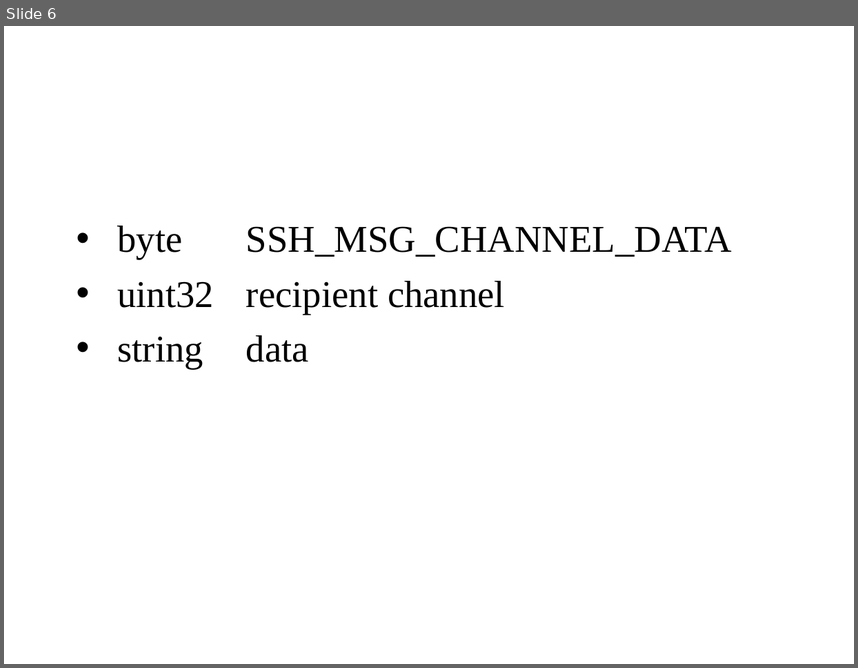
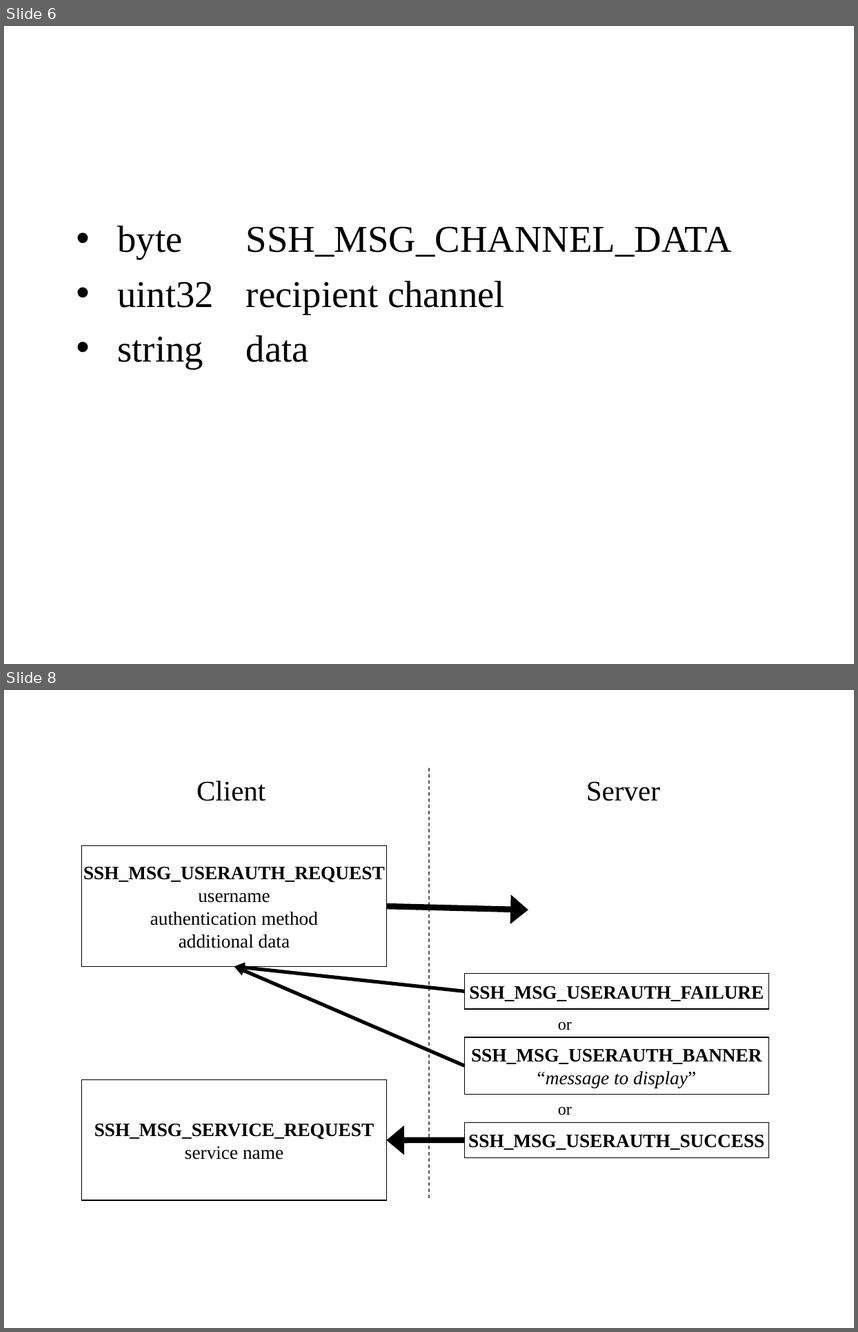
Before and after one commit to lpkruger/sfe-tools, a slide deck: ssh/ssh_proto.ppt. Shown one above the other, each under a label of ours: slide 6 before the commit, slides 6 and 8 after it; the slides between them are not shown. The pictures are 858x668 and 858x1332 pixels, drawn with LibreOffice and Linux fonts; fonts in the diff are those of the drawing. Boxes give left, top, right and bottom in pixels: in the first picture for what was removed or moved away, otherwise in the second. Text is boxed around its words. In the diff, an @@ line names an element or a change of style, - is before the commit and + after.

Commit message:
protocol diagrams of init handshake and authentication

```diff
--- a/ssh/ssh_proto.ppt
+++ b/ssh/ssh_proto.ppt
@@ slide 8 added at [4,690,854,1328], background #FFFFFF @@
@@ line added from (429, 768) to (429, 1200), #000000 0.74 pt dashed @@
@@ text added at [197,780,266,801], 24 pt, text #000000 @@
+Client
@@ text added at [586,781,660,801], 24 pt, text #000000 @@
+Server
@@ rectangle added at [82,845,386,966], outline #000000 0.74 pt, 16 pt, text #000000 @@
+SSH_MSG_USERAUTH_REQUEST
+username
+authentication method
+additional data
@@ arrow added from (386, 906) to (528, 909), #000000 4.99 pt @@
@@ arrow added from (465, 991) to (234, 966), #000000 3 pt @@
@@ arrow added from (465, 1066) to (234, 966), #000000 3 pt @@
@@ rectangle added at [465,973,769,1009], outline #000000 0.74 pt, 16 pt, text #000000, bold @@
+SSH_MSG_USERAUTH_FAILURE
@@ rectangle added at [465,1037,769,1094], outline #000000 0.74 pt, 16 pt, text #000000, bold @@
+SSH_MSG_USERAUTH_BANNER
+“message to display”
@@ text added at [558,1021,572,1030], 14 pt, text #000000 @@
+or
@@ rectangle added at [82,1079,386,1200], outline #000000 0.74 pt, 16 pt, text #000000, bold @@
+SSH_MSG_SERVICE_REQUEST
+service name
@@ rectangle added at [465,1122,769,1158], outline #000000 0.74 pt, 16 pt, text #000000, bold @@
+SSH_MSG_USERAUTH_SUCCESS
@@ text added at [558,1106,572,1115], 14 pt, text #000000 @@
+or
@@ arrow added from (465, 1140) to (386, 1140), #000000 4.99 pt @@
```
Also in this commit, not shown: 1 other slide added, 1 slide removed.
